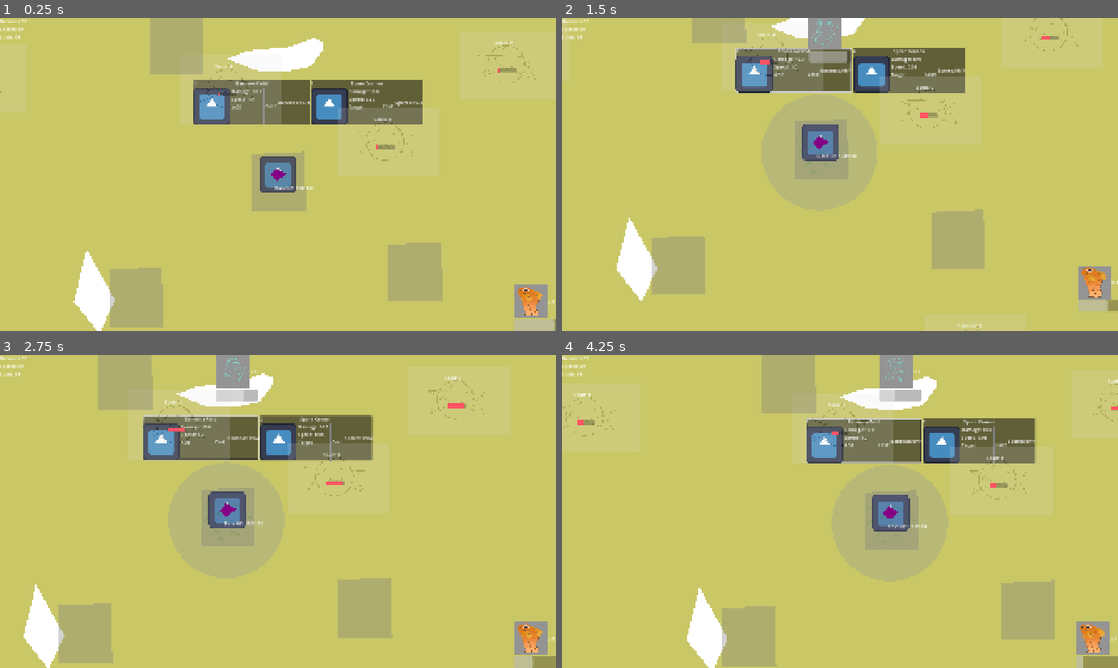
Above: before the commit, frames 1-4 (two rows, left to right).
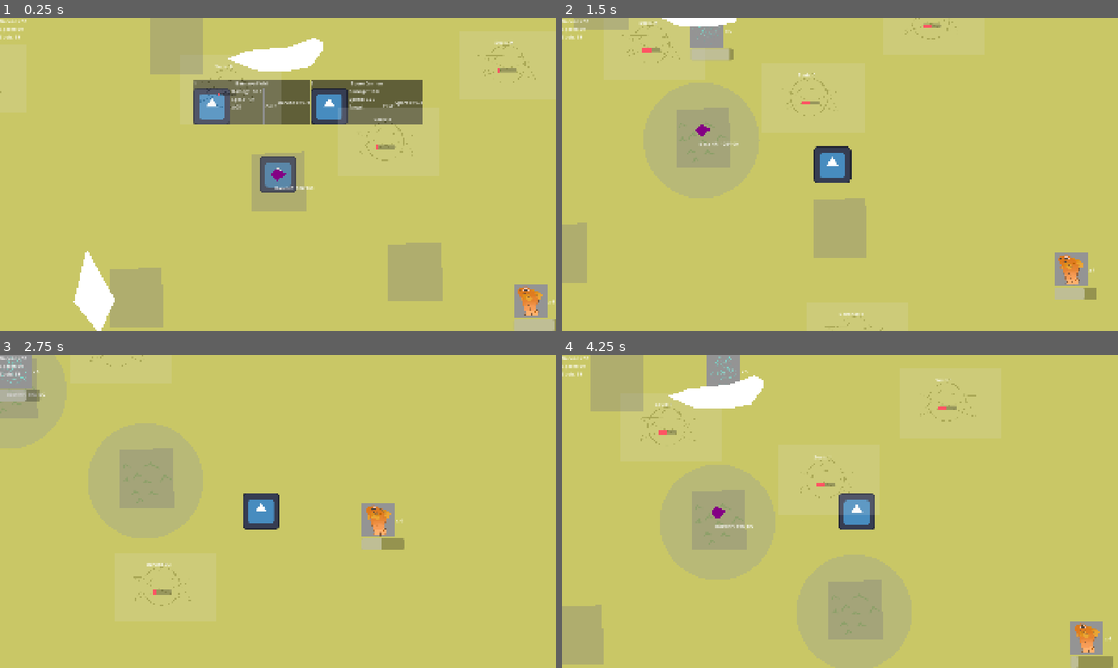
Above: after the commit, the same moments.

Repository: skeeeth/Allstar-Cult-Slip
Game: Godot game, scene res://Source/Level/World/World.tscn
The game is run twice, just before and just after one commit, with the same random seed, the same clock (stepped at 60 frames per second) and the same inputs. The engine's default icon, where the game draws it, is replaced by a stand-in: a white triangle on a blue panel in a dark square.
Inputs:
- Up to frame 1 (0.25 s): no input
- Up to frame 2 (1.5 s): hold D (right) 0.53-1.28 s; hold 1 (one) 0.53-1.28 s; hold S (down) from 1.28 s (still down); tap E (Interact) at 1.35 s
- Up to frame 3 (2.75 s): tap 1 (one) at 1.55 s; release S (down) at 2.03 s; hold D (right) from 2.03 s (still down); hold 1 (one) from 2.03 s (still down)
- Up to frame 4 (4.25 s): release D (right) at 2.78 s; release 1 (one) at 2.78 s; hold W (up) 2.78-3.53 s; tap 3 (three) at 2.85 s; tap 1 (one) at 3.05, 3.8 s; hold A (left) from 3.53 s (still down); hold 2 (two) from 3.53 s (still down)

The runs differ from the first frame. In frame 1, less than 0.1% of the frame differs, in the area x 14-80%, y 79-94%; in frame 2, 21%; in frame 3, 21%; in frame 4, 26%, in the area x 0-100%, y 0-100%.
Error before the commit: Parse Error: Too many arguments for "slip()" call. Expected at most 0 but received 1. (res://Source/Interactable/Towers/Tower.gd:85)

Commit message:
Nav Bake Fix
dont have polygon children of nav mesh i guess

Diff:
--- a/Source/Level/World/World.tscn
+++ b/Source/Level/World/World.tscn
@@ -14,8 +14,10 @@
 [ext_resource type="PackedScene" uid="uid://c2og13fi0nolf" path="res://Source/Interactable/Upgrade Offer/upgrade_offer.tscn" id="12_8er02"]
 [ext_resource type="Resource" uid="uid://bjhl4pu7f188b" path="res://Resources/Upgrades/super_spore_BP.tres" id="13_kwrcj"]
 
-[sub_resource type="NavigationPolygon" id="NavigationPolygon_pkxw5"]
-outlines = Array[PackedVector2Array]([PackedVector2Array(471, -1799, -2744, 167, -217, 2182, 3147, 364)])
+[sub_resource type="NavigationPolygon" id="NavigationPolygon_kwrcj"]
+vertices = PackedVector2Array(215, -473, 538.09375, -1623.8672, 2932.8984, 315.20313, 214, -439, -220.13281, 1970.25, -822, 733, -750, 578, -99, -343, 46, -339, 172, -493, 51, -450, -130, -433, -190, -558, -200, -648, -2615.7578, 225.89844, -940, 585, -229, -397, -299, -565, -881, 343, -309, -766, -343, -736, -361, -649, 155, -360)
+polygons = Array[PackedInt32Array]([PackedInt32Array(0, 1, 2, 3), PackedInt32Array(2, 4, 5, 6, 7, 8), PackedInt32Array(1, 9, 10, 11, 12, 13), PackedInt32Array(5, 4, 14, 15), PackedInt32Array(1, 0, 9), PackedInt32Array(12, 11, 16, 17), PackedInt32Array(18, 15, 14), PackedInt32Array(1, 13, 19), PackedInt32Array(14, 1, 19, 20), PackedInt32Array(18, 14, 20, 21), PackedInt32Array(18, 21, 17, 16), PackedInt32Array(18, 16, 7, 6), PackedInt32Array(2, 8, 22), PackedInt32Array(2, 22, 3)])
+outlines = Array[PackedVector2Array]([PackedVector2Array(539, -1636, -2634, 225, -221, 1982, 2951, 317)])
 
 [node name="Node2D" type="Node2D" unique_id=1300881241]
 
@@ -43,7 +45,8 @@
 position = Vector2(-3, 35)
 
 [node name="Nav" type="NavigationRegion2D" parent="." unique_id=345938183]
-navigation_polygon = SubResource("NavigationPolygon_pkxw5")
+z_index = 2
+navigation_polygon = SubResource("NavigationPolygon_kwrcj")
 
 [node name="Rocks" type="Node2D" parent="Nav" unique_id=1487390503]
 script = ExtResource("9_1obq6")
@@ -64,16 +67,6 @@
 vertices = PackedVector2Array(-65, 10, -3, 94, 106, 101, 96, 11, -13, -107, -47, -77)
 affect_navigation_mesh = true
 carve_navigation_mesh = true
-
-[node name="Beach" type="Polygon2D" parent="Nav" unique_id=1259780545]
-z_index = -6
-color = Color(0.79, 0.78354836, 0.4029, 1)
-polygon = PackedVector2Array(471, -1790, -2725, 180, -245, 2150, 3140, 377)
-
-[node name="Ocean" type="Polygon2D" parent="Nav" unique_id=154079453]
-z_index = -14
-color = Color(0, 0, 1, 1)
-polygon = PackedVector2Array(-5428, -3731, -4933, 6192, 6443, 5573, 5678, -4253)
 
 [node name="Spawn Clusters" type="Node2D" parent="." unique_id=998088709]
 
@@ -128,4 +121,17 @@
 position = Vector2(-216, -23)
 offer = ExtResource("13_kwrcj")
 
+[node name="Map Dressing" type="Node2D" parent="." unique_id=1132725848]
+
+[node name="Beach" type="Polygon2D" parent="Map Dressing" unique_id=1259780545]
+z_index = -6
+color = Color(0.79, 0.78354836, 0.4029, 1)
+polygon = PackedVector2Array(471, -1790, -2725, 180, -245, 2150, 3140, 377)
+
+[node name="Ocean" type="Polygon2D" parent="Map Dressing" unique_id=154079453]
+z_index = -14
+position = Vector2(-215, -98)
+color = Color(0, 0, 1, 1)
+polygon = PackedVector2Array(-5428, -3731, -4933, 6192, 6443, 5573, 5678, -4253)
+
 [connection signal="timeout" from="Wave Managerr/Timer" to="Wave Managerr" method="_on_timer_timeout"]
--- a/Source/Level/World/draw_rocks.gd
+++ b/Source/Level/World/draw_rocks.gd
@@ -1,7 +1,8 @@
 extends Node2D
 
 func _ready() -> void:
-	#$"..".bake_navigation_polygon()
+	$"..".bake_navigation_polygon()
+	$"..".bake_finished.connect(print.bind("bake done"))
 	for obs in get_children():
 		if obs is NavigationObstacle2D:
 			var new_polygon = Polygon2D.new()
--- a/Source/Unit/UnitClass.gd
+++ b/Source/Unit/UnitClass.gd
@@ -21,7 +21,7 @@
 	if current_health <= 0:
 		die()
 
-func slip():
+func slip(amount:float):
 	pass
 
 func die():
